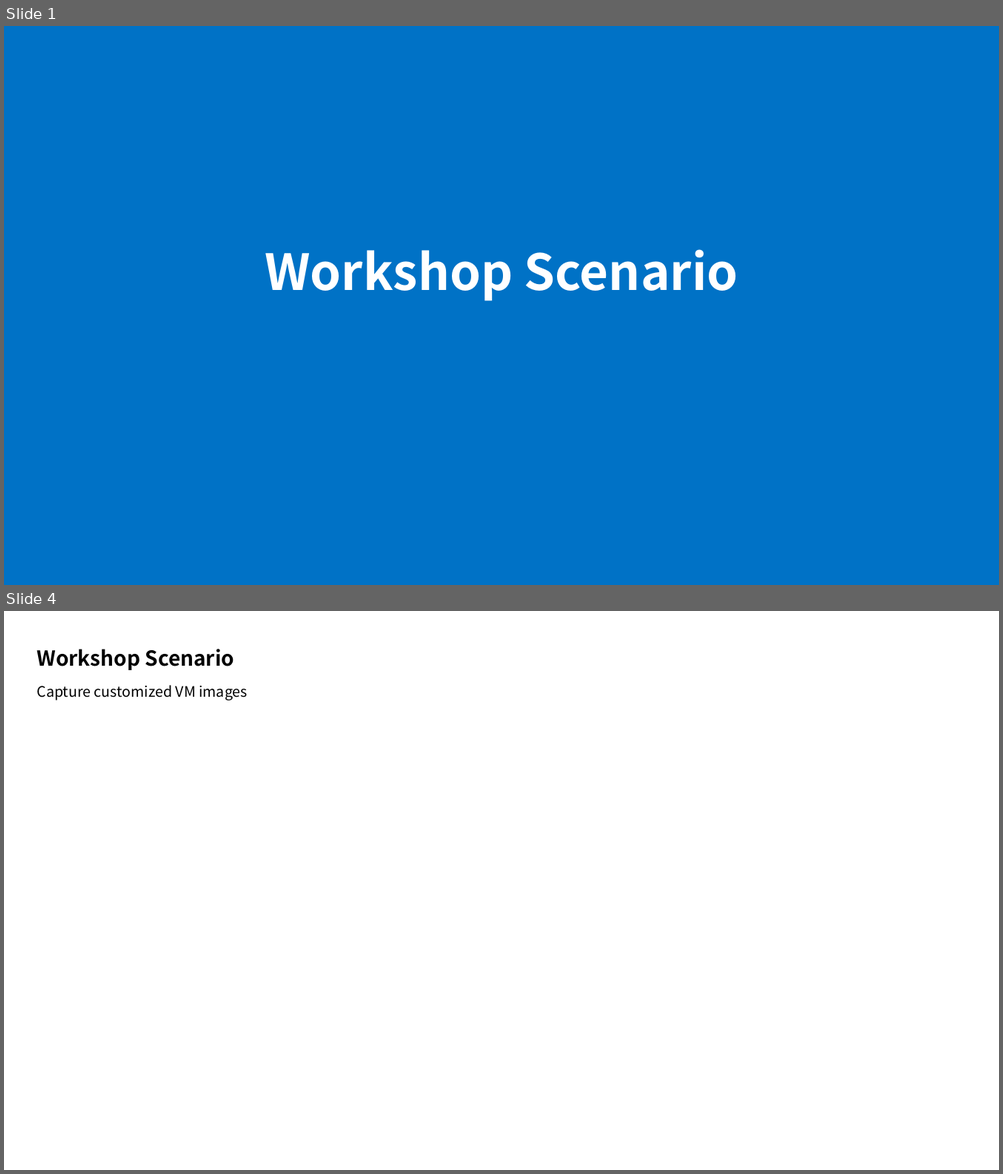
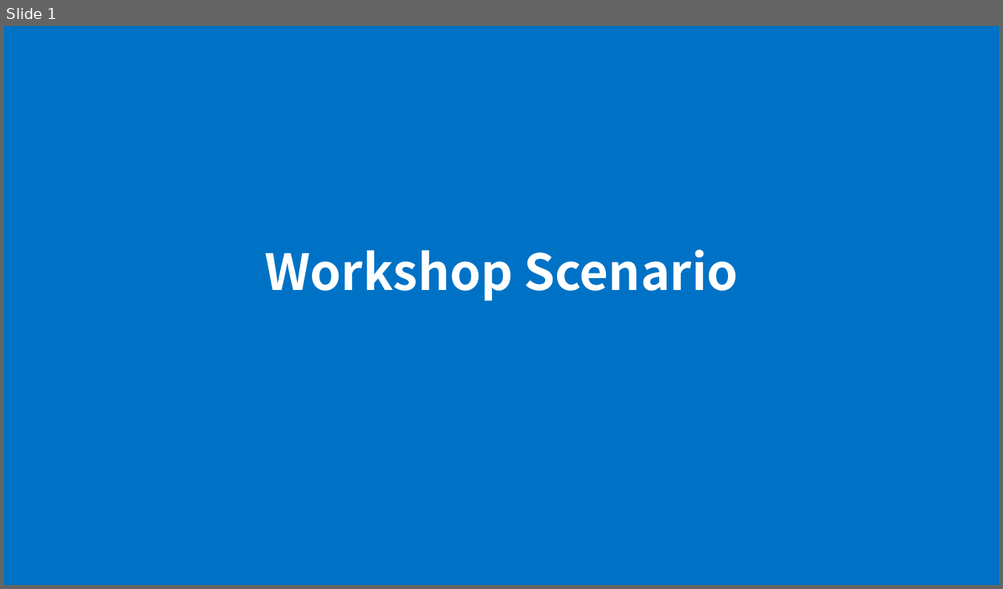
Before and after one commit to xlegend1024/az-infra-wrkshp-101, a slide deck: 2. Workshop Scenario/Workshop Scenario.pptx. Shown one above the other, each under a label of ours: slides 1 and 4 before the commit, slide 1 after it; the slides between them are not shown. The pictures are 1003x1174 and 1003x589 pixels, drawn with LibreOffice and Linux fonts; fonts in the diff are those of the drawing; background and template pictures are left out. Boxes give left, top, right and bottom in pixels: in the first picture for what was removed or moved away, otherwise in the second. Text is boxed around its words. In the diff, an @@ line names an element or a change of style, - is before the commit and + after.

```diff
--- a/2. Workshop Scenario/Workshop Scenario.pptx
+++ b/2. Workshop Scenario/Workshop Scenario.pptx
@@ slide 4 removed at (x1=4, y1=611, x2=999, y2=1170), background #FFFFFF @@
@@ title removed at (x1=37, y1=649, x2=235, y2=670) @@
-Workshop Scenario
@@ text removed at (x1=37, y1=685, x2=247, y2=701) @@
-Capture customized VM images
```
Also in this commit, not shown: 3 slides changed, 5 slides added, 6 other files.
